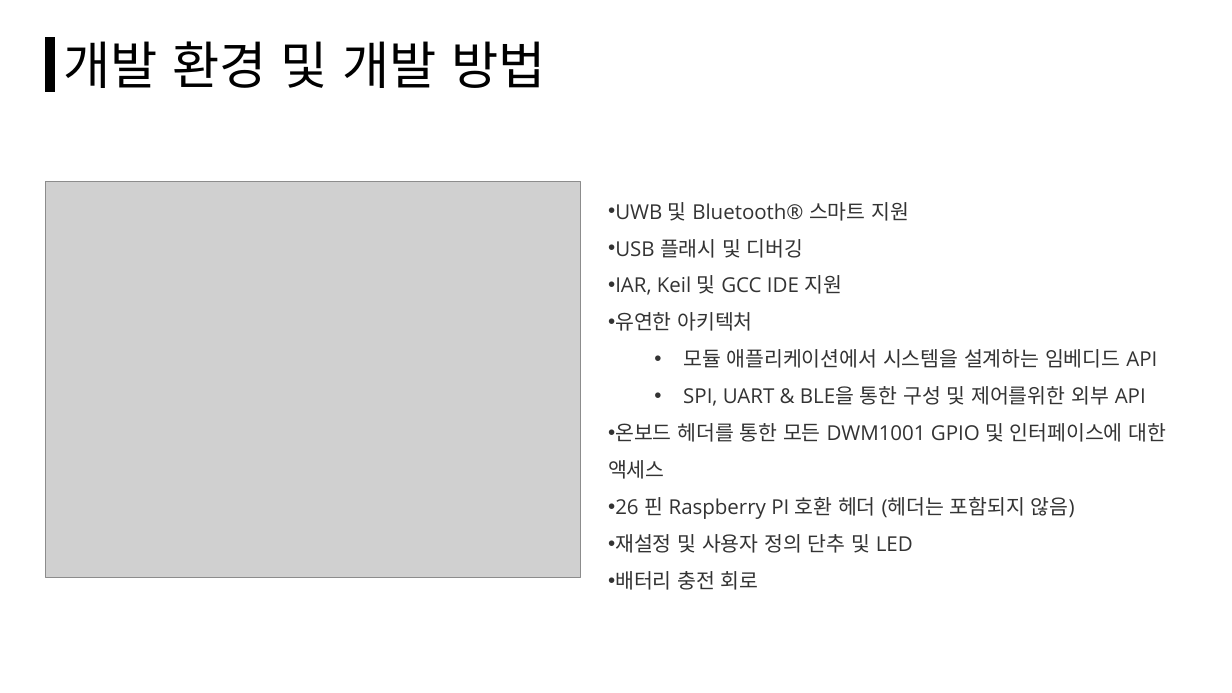
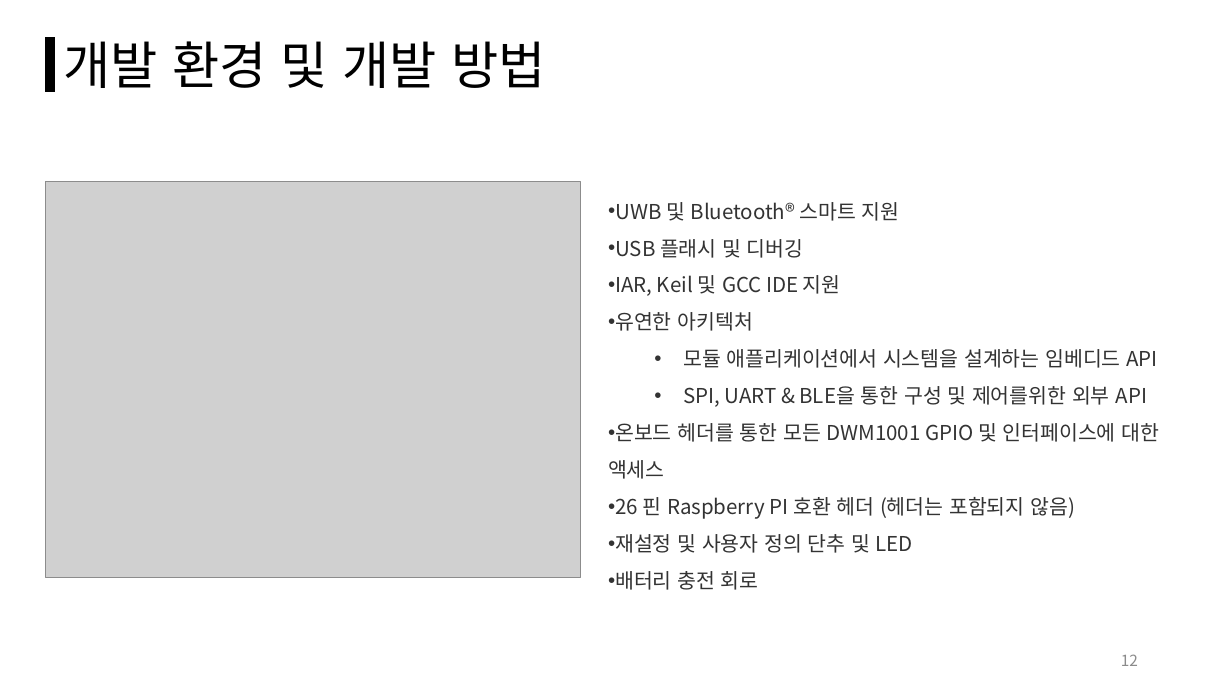
Before and after one commit to Final-Project-KPU/Plan, a slide deck: slide 12 of 제안서(김동민,김상현,나기엽,허영민).pptx (slide 11 before the commit). Drawn at 1232x693 pixels with LibreOffice and Linux fonts; fonts in the diff are those of the drawing; grey boxes stand for pictures. Boxes give left, top, right and bottom in pixels: in the first picture for what was removed or moved away, otherwise in the second. Text is boxed around its words. In the diff, an @@ line names an element or a change of style, - is before the commit and + after.

Commit message:
Add files via upload
재심사용 제안서

```diff
--- a/제안서(김동민,김상현,나기엽,허영민).pptx
+++ b/제안서(김동민,김상현,나기엽,허영민).pptx
@@ text "UWB 및 Bluetooth® 스마트 지원" at (608, 202, 1159, 590): font Open Sans to Noto Sans CJK KR @@
@@ page number added at (1121, 654, 1138, 666), 12 pt, text #8C8C8C @@
+12
```
Also in this commit, not shown: 16 other slides changed, 2 slides added, 1 slide removed, 1 other file.
